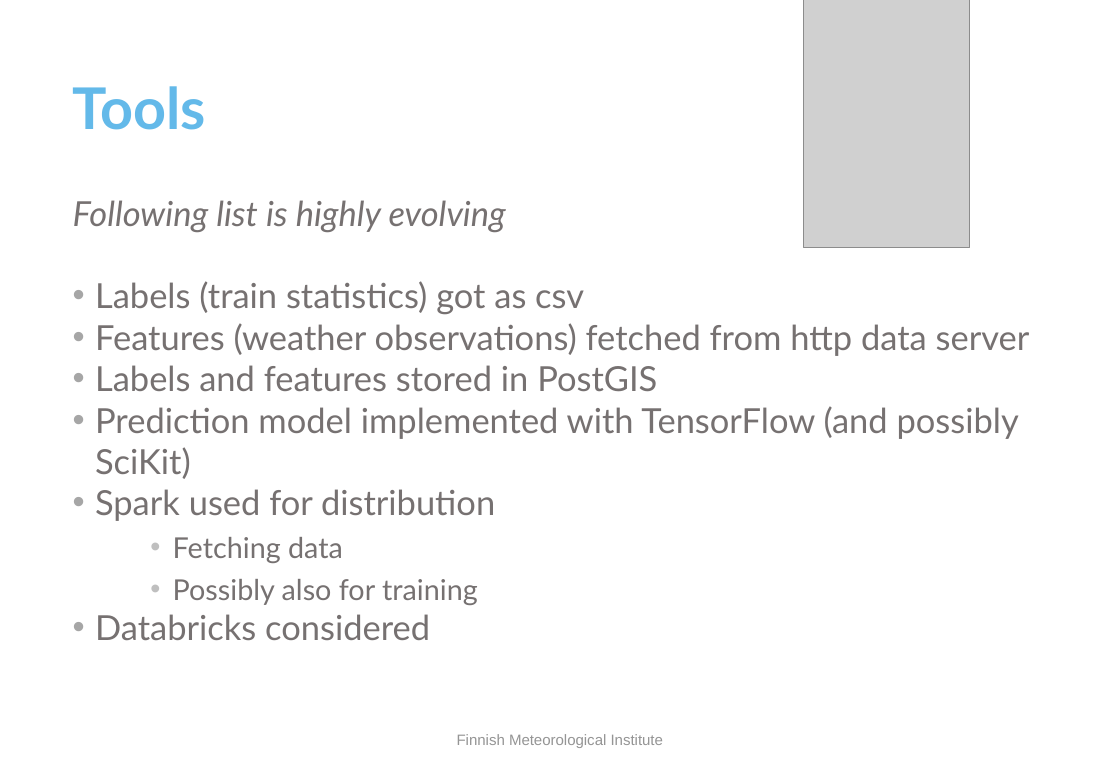
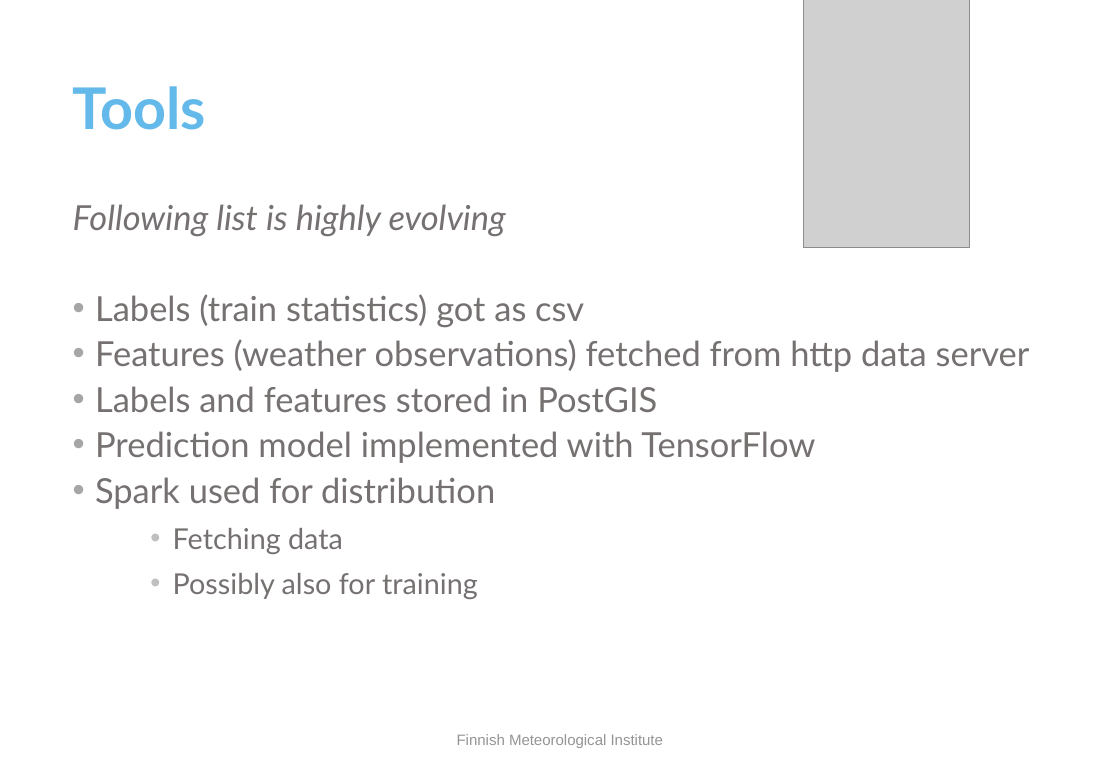
Before and after one commit to fmidev/trains, a slide deck: slide 4 of material/trains_technical.pptx. Drawn at 1120x776 pixels with LibreOffice and Linux fonts; fonts in the diff are those of the drawing; grey boxes stand for pictures; background and template pictures are left out. Boxes give left, top, right and bottom in pixels: in the first picture for what was removed or moved away, otherwise in the second. Text is boxed around its words. In the diff, an @@ line names an element or a change of style, - is before the commit and + after.

```diff
--- a/material/trains_technical.pptx
+++ b/material/trains_technical.pptx
@@ text at bbox=[73, 204, 1030, 599]: line spacing 1 to 1.1 @@
@@ text at bbox=[95, 431, 815, 463]: text changed @@
-• Prediction model implemented with TensorFlow (and possibly SciKit)
+• Prediction model implemented with TensorFlow
@@ text at bbox=[95, 614, 430, 640]: paragraph removed @@
-• Databricks considered
```
Also in this commit, not shown: 1 other slide changed, 7 slides added, 3 other files.
